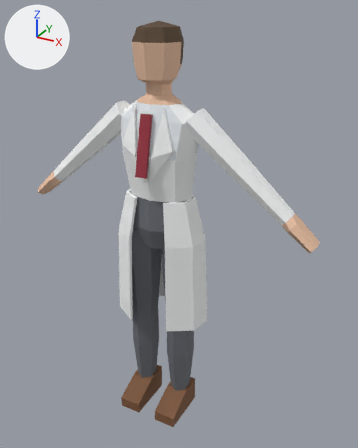
The FBX model Assets/Character/Doctor_Male/Doctor_Male.fbx as it was, and as the next commit left it.
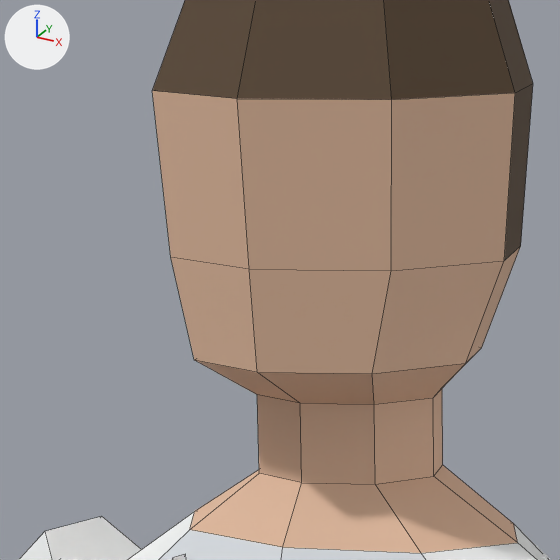
Old and new are each drawn whole from a camera (50 mm lens) standing at (1.037, -1.722, 1.85) and looking at (0.061, 0.054, 0.962) and again close up on the part from 31% to 52% of the width and 6% to 24% of the height. The lights are fixed; the arrows at upper left show +X, +Y and +Z. The last two pictures show the newer version. The close-ups show mesh edges as thin lines.

Script lines for the objects in view, before the commit:
```python
me_doctor_male = bpy.data.meshes.new('Doctor_Male')
me_doctor_male.from_pydata(...)  # 327 vertices, 302 faces; spans x -0.69..0.69, y -0.16..0.14, z 0.0..1.8
# faces by material slot: [70, 126, 4, 60, 22, 14, 6]
me_doctor_male.materials.append(mat_doctor_male_bottom)  # grey #696c73
me_doctor_male.materials.append(mat_doctor_male_coat)  # white #f7f9f9
me_doctor_male.materials.append(mat_doctor_male_shirt)  # white #e7ecf1
me_doctor_male.materials.append(mat_doctor_male_skin)  # beige #e7bfa2
me_doctor_male.materials.append(mat_doctor_male_hair)  # brown #594530
me_doctor_male.materials.append(mat_doctor_male_shoes)  # brown #7c5538
me_doctor_male.materials.append(mat_doctor_male_tie)  # red #99303f
ob_doctor_male = bpy.data.objects.new('Doctor_Male', me_doctor_male)
ob_doctor_male.location = (0.0, 0.0, 0.0)
```
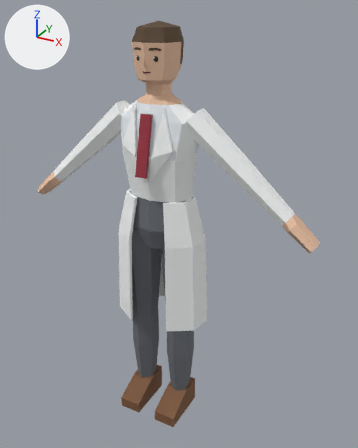
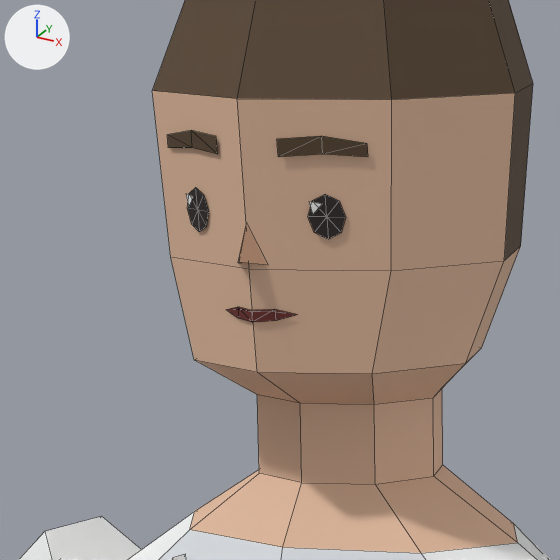
What the commit changed:
Picture 'FacePalette.png' (img_facepalette_png) is new.
Material 'Doctor_Male_Face' (mat_doctor_male_face) is new.
Its texture is img_facepalette_png.
Its roughness is 0.55.
me_doctor_male is used by ob_doctor_male; location (0.0, 0.0, 0.0).
me_doctor_male had 327 vertices, 302 faces and spanned x -0.69..0.69, y -0.16..0.14, z 0.0..1.8.
me_doctor_male now has 407 vertices, 363 faces and spans x -0.69..0.69, y -0.16..0.14, z 0.0..1.8.
Part 1, on me_doctor_male:
80 vertices are added at x -0.06..0.06, y -0.11..-0.08, z 1.62..1.71.
53 new faces join them, mat_doctor_male_face (picture img_facepalette_png).
8 new faces join them, mat_doctor_male_hair (brown #594530).
me_doctor_male gains material mat_doctor_male_face (picture img_facepalette_png).

Location of each change, [x1, y1, x2, y2] in pixels of the close-ups (560 x 560 px):
part 1 of me_doctor_male, added: after [167, 130, 368, 322]
